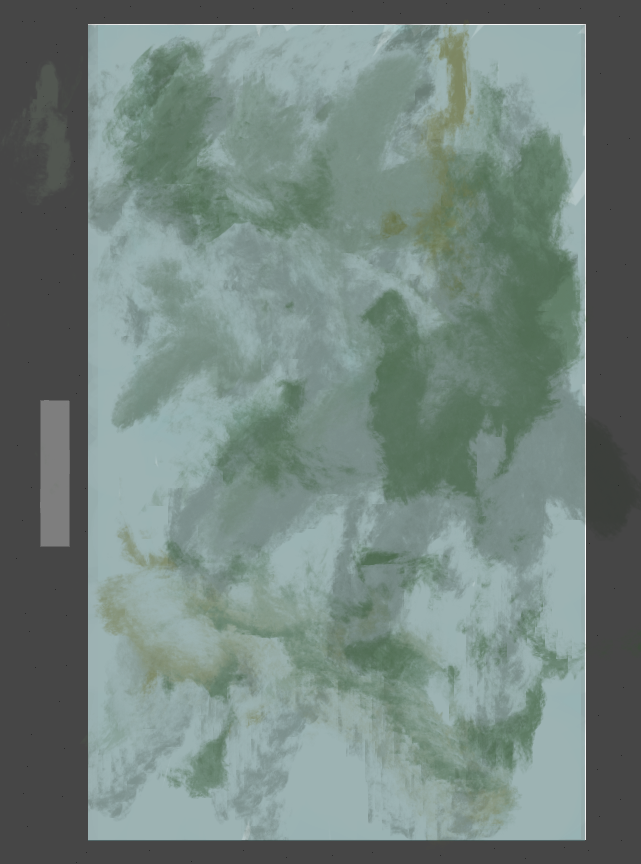
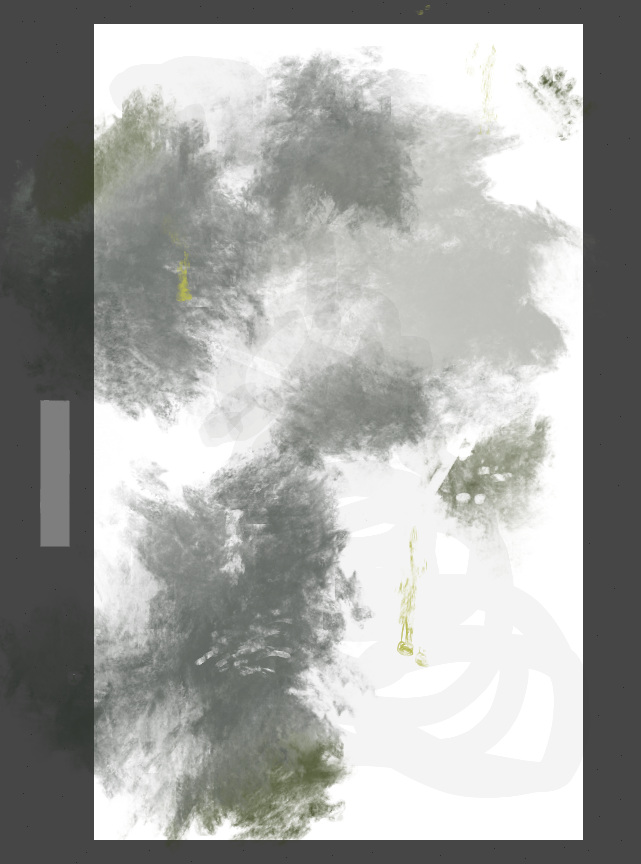
Layers edited between the first and the second w=641, h=864 image:
added layer "Слой 5" above "Слой 4" over <box>159,10,520,668</box>
renamed "Слой 3" to "Слой 4", painted on it over <box>0,5,641,853</box>
renamed "Слой 2" to "Слой 3", painted on it over <box>0,25,641,841</box>
added layer "Слой 2" above "Слой 1" over <box>0,46,602,853</box>
painted on "Слой 1" over <box>88,24,586,841</box>
